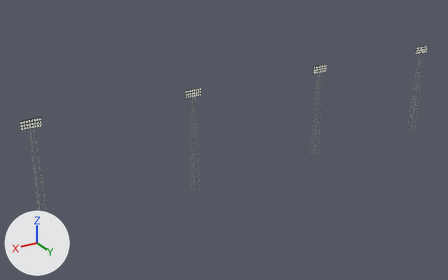
Before and after pictures for a commit that changed the glTF model outputs/stadium-pilot/public/floodlight-masts.glb.
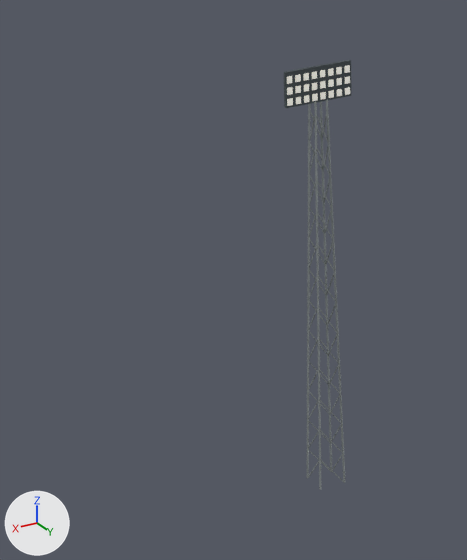
The first picture shows the older version from a camera (50 mm lens) standing at (124.2, 87.1, 108.4) and looking at (13.0, -98.2, 15.8). The close-ups show the older and then the newer version on the part from 26% to 51% of the width and 26% to 75% of the height of that picture. Only the edits that show in the close-ups are written down. The axes (+X, +Y, +Z) are drawn at lower left. The lights are the same throughout. Vertices at exactly the same position are counted once.

In view in the first close-up: 'Lamp face', 'Lamp housing', 'Mast steel'.
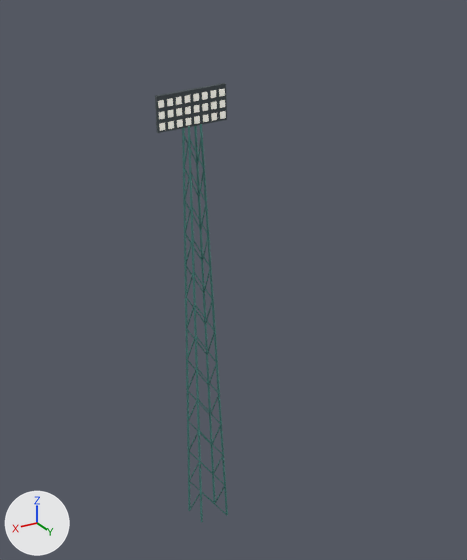
Location of each change, (x1, y1, x2, y2) in pixels of the close-ups (467 x 560 px):
'Lamp housing', reshaped: before (284, 60, 351, 108); after (155, 83, 227, 133)
'Lamp face', reshaped: before (287, 65, 350, 106); after (158, 89, 226, 131)

The edits, one by one:
me_lamp_face is used by ob_lamp_face; location (0.0, 0.0, 0.0).
me_lamp_face had 768 vertices, 1152 faces and spanned x -87.0..87.0, y -94.0, z 37.0..40.0.
me_lamp_face now has 768 vertices, 1152 faces and spans x -65.0..67.0, y -94.0..-91.0, z 37.0..40.0.
me_lamp_face part 1: all 192 vertices in x 25.0..31.0, y -94.0, z 37.0..40.0 are moved by (12.0, 0.0, 0.0).
Other edits to the shape of me_lamp_face do not show in these pictures.
me_lamp_housing is used by ob_lamp_housing; location (0.0, 0.0, 0.0).
me_lamp_housing had 32 vertices, 48 faces and spanned x -87.0..87.0, y -94.0, z 37.0..40.0.
me_lamp_housing now has 32 vertices, 48 faces and spans x -65.0..67.0, y -94.0..-91.0, z 37.0..40.0.
me_lamp_housing part 2: the loose piece of 8 vertices spanning x 25.0..31.0, y -94.0, z 37.0..40.0 is moved by (12.0, 0.0, 0.0).
Other edits to the shape of me_lamp_housing do not show in these pictures.
